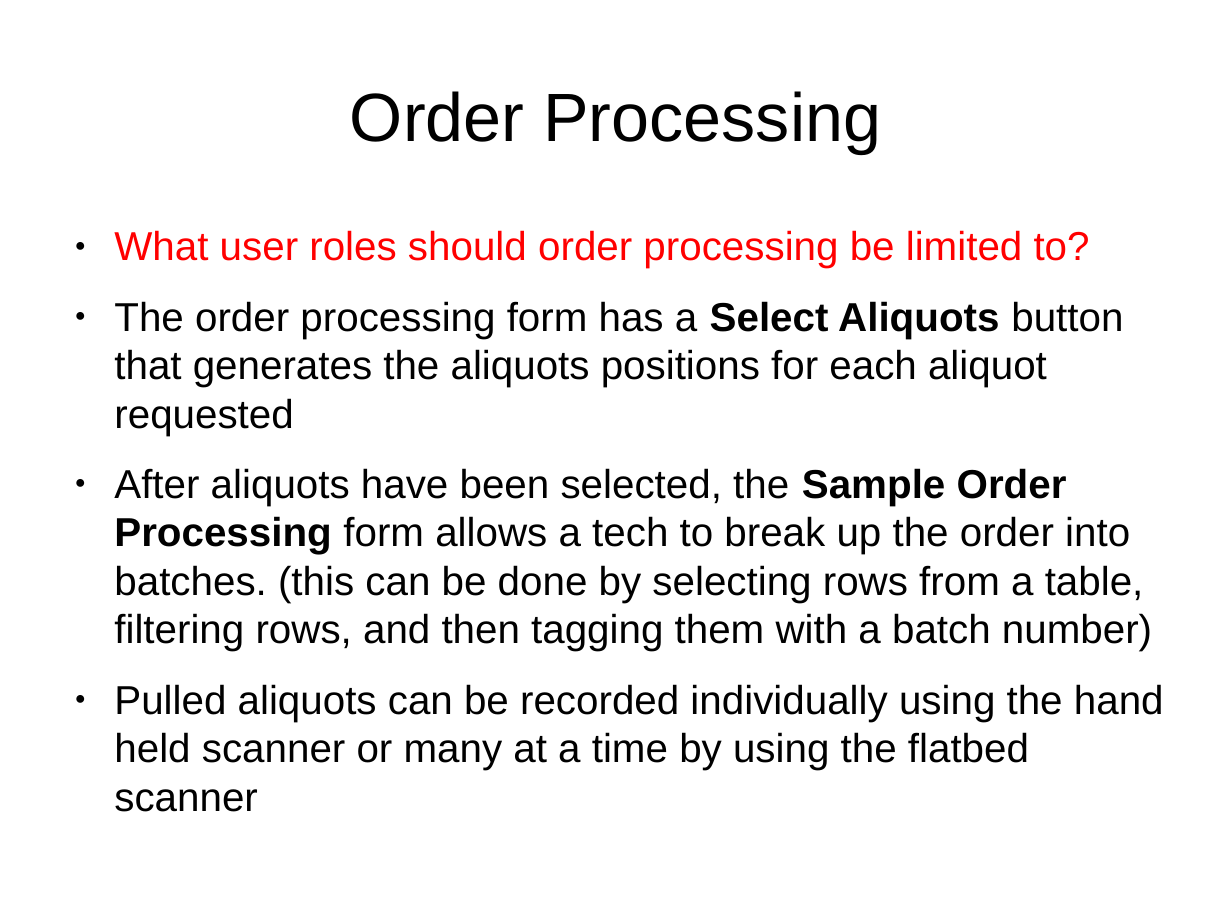
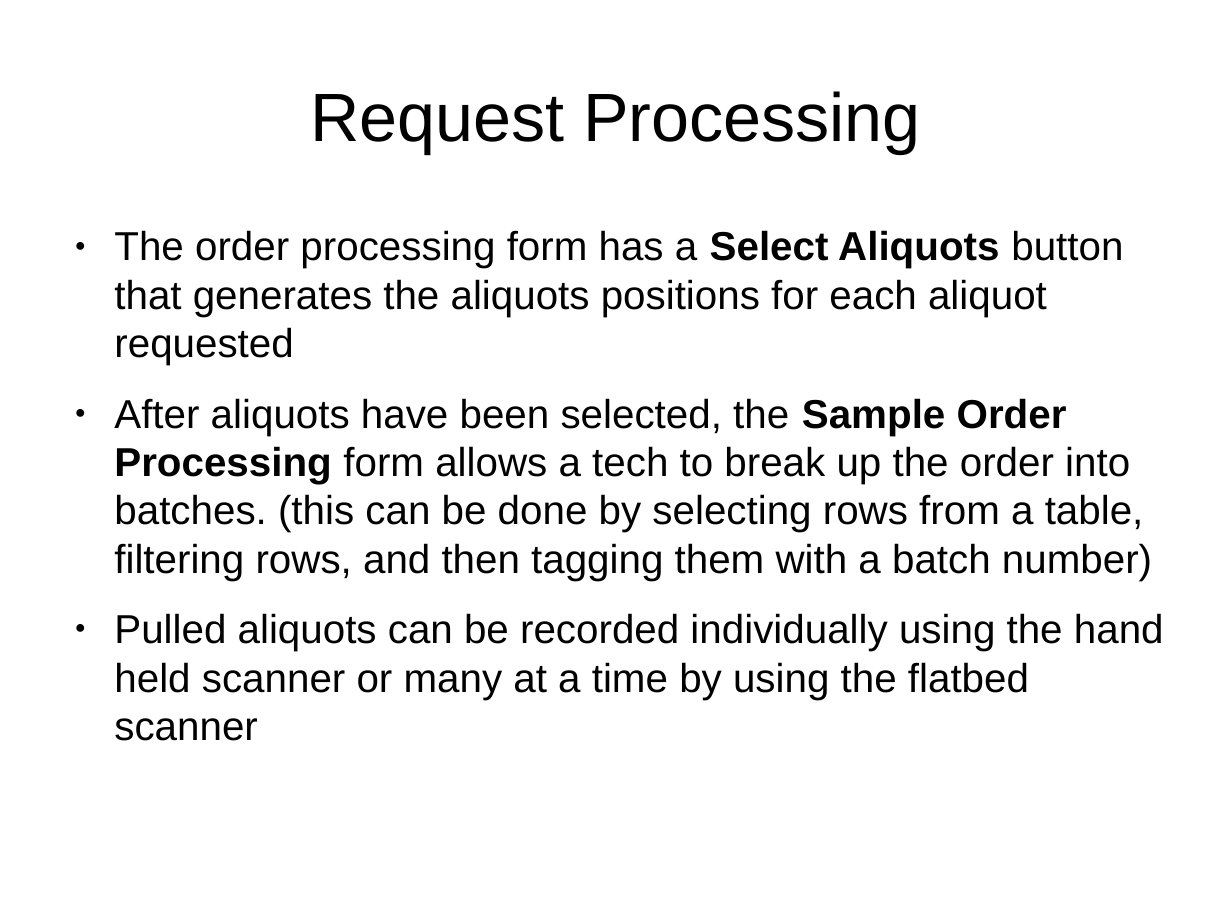
Before and after one commit to CBSR-Biobank/biobank, a slide deck: slide 9 of docs/sampleRequestFlowcharts.odp (slide 8 before the commit). Drawn at 1232x924 pixels with LibreOffice and Linux fonts; fonts in the diff are those of the drawing. Boxes give left, top, right and bottom in pixels: in the first picture for what was removed or moved away, otherwise in the second. Text is boxed around its words. In the diff, an @@ line names an element or a change of style, - is before the commit and + after.

```diff
--- a/docs/sampleRequestFlowcharts.odp
+++ b/docs/sampleRequestFlowcharts.odp
@@ title at bbox=[310, 91, 921, 153]: text changed @@
-Order Processing
+Request Processing
@@ text at bbox=[114, 230, 1090, 268]: paragraph removed @@
-● What user roles should order processing be limited to?
```
Also in this commit, not shown: 7 other slides changed, 1 slide added.
